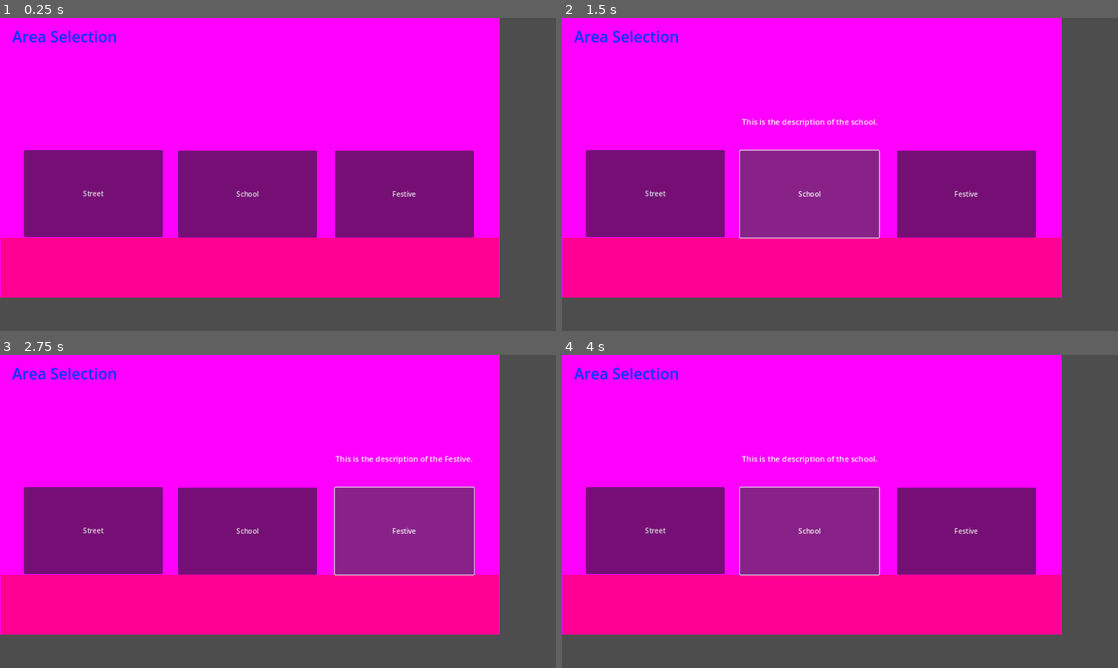
Above: before the commit, frames 1-4 (two rows, left to right).
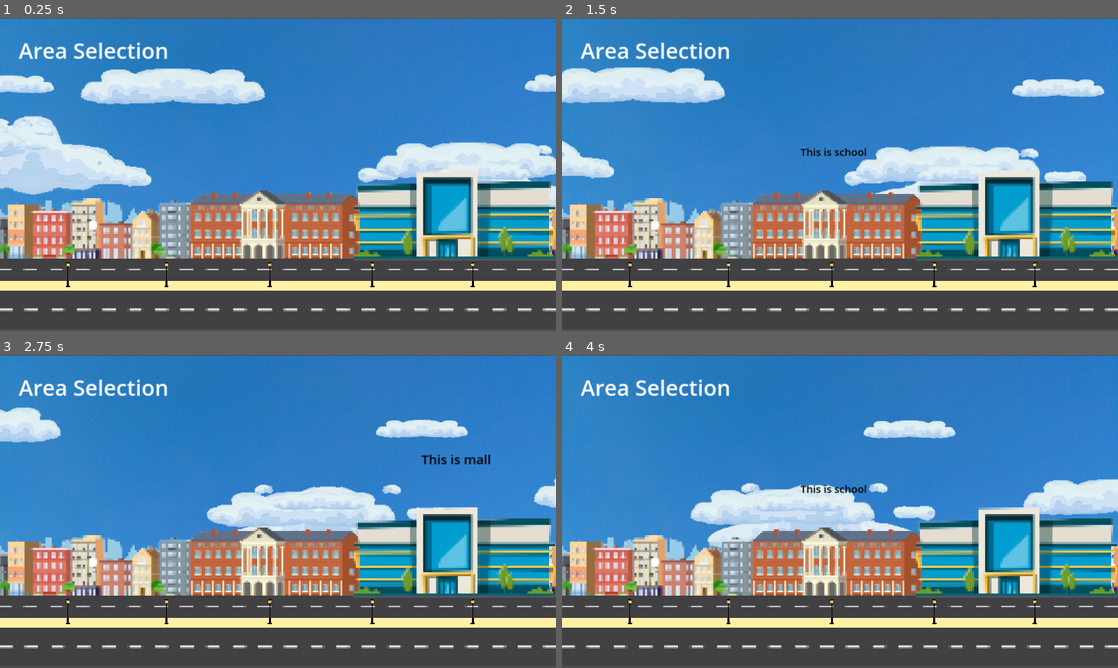
Above: after the commit, the same moments.

Repository: FrancyAmada/Streetfood-Vendor-Simulator
Game: Godot game, scene res://scenes/area_selection_menu/area_selection_menu.tscn
Two runs of this game, one before a commit and one after it. Both use one fixed random seed, a clock stepped at 60 frames per second and the inputs below. This scene is started directly instead of the project's main scene.
Inputs:
- Up to frame 1 (0.25 s): no input
- Up to frame 2 (1.5 s): click "Street" (after the commit: "This is the street.") at 0.5 s; click "School" (after the commit: "This is school") at 1.25 s
- Up to frame 3 (2.75 s): click "Festive" (after the commit: "This is mall") at 2 s
- Up to frame 4 (4 s): click "Street" (after the commit: "This is the street.") at 2.75 s; click "School" (after the commit: "This is school") at 3.5 s

The runs differ from the first frame. In frame 1, 89% of the frame differs, in the area x 0-100%, y 0-94%; in frame 2, 89%; in frame 3, 89%; in frame 4, 89%.

Commit message:
added assets to area selection

Diff:
--- a/scenes/area_selection_menu/area_selection_menu.gd
+++ b/scenes/area_selection_menu/area_selection_menu.gd
@@ -1,12 +1,14 @@
 extends Node2D
 
+class_name AreaSelection
+
 func _on_street_pressed() -> void:
-	print("Street pressed")
+	pass
 
 
 func _on_school_pressed() -> void:
-	print("School pressed")
+	pass
 
 
 func _on_festive_pressed() -> void:
-	print("Festive pressed")
+	pass
--- a/scenes/area_selection_menu/area_selection_menu.tscn
+++ b/scenes/area_selection_menu/area_selection_menu.tscn
@@ -1,18 +1,27 @@
-[gd_scene load_steps=7 format=3 uid="uid://by8jqacilhix"]
+[gd_scene load_steps=18 format=3 uid="uid://by8jqacilhix"]
 
 [ext_resource type="Script" path="res://scenes/area_selection_menu/area_selection_menu.gd" id="1_mlgwy"]
-[ext_resource type="PackedScene" uid="uid://ceqt5en1n83e2" path="res://scenes/area_selection_menu/components/place_button/place_button.tscn" id="2_w5fv4"]
-
-[sub_resource type="PlaceholderTexture2D" id="PlaceholderTexture2D_qytsy"]
-
-[sub_resource type="PlaceholderTexture2D" id="PlaceholderTexture2D_8t6ah"]
+[ext_resource type="Texture2D" uid="uid://ck8em8fak080y" path="res://assets/menu/area_selection/road.png" id="2_7qf1x"]
+[ext_resource type="Texture2D" uid="uid://ce0fudmolo04v" path="res://assets/menu/area_selection/background.png" id="2_n0kbx"]
+[ext_resource type="PackedScene" uid="uid://cb7jwaiqeln66" path="res://scenes/area_selection_menu/components/place_button/place_button.tscn" id="2_w5fv4"]
+[ext_resource type="Texture2D" uid="uid://dkxcorbdllm0m" path="res://assets/menu/area_selection/street_lamp.png" id="4_iwk18"]
+[ext_resource type="PackedScene" uid="uid://dbt5dv3jetjqb" path="res://scenes/menu/clouds/clouds.tscn" id="4_rht4b"]
+[ext_resource type="Script" path="res://scenes/menu/clouds/clouds.gd" id="5_tdm7s"]
+[ext_resource type="Texture2D" uid="uid://k6e7xb88ta60" path="res://assets/others/clouds/cloud_1.png" id="5_x1vqy"]
+[ext_resource type="Script" path="res://scenes/menu/clouds/cloud.gd" id="6_7c8ce"]
+[ext_resource type="Texture2D" uid="uid://mig33mly5623" path="res://assets/others/clouds/cloud_2.png" id="7_okjql"]
+[ext_resource type="Texture2D" uid="uid://0j7gugsbcymb" path="res://assets/others/clouds/cloud_3.png" id="8_pjr46"]
+[ext_resource type="Texture2D" uid="uid://0ps58ke2rfyr" path="res://assets/menu/area_selection/normal/normal_street.png" id="11_7wmkq"]
+[ext_resource type="Texture2D" uid="uid://d2pd8v2botmca" path="res://assets/menu/area_selection/normal/normal_school.png" id="12_noito"]
+[ext_resource type="Texture2D" uid="uid://247bs8yg3a8w" path="res://assets/menu/area_selection/normal/normal_mall.png" id="13_xb0sr"]
+
+[sub_resource type="CanvasTexture" id="CanvasTexture_e1xh5"]
 
 [sub_resource type="SystemFont" id="SystemFont_sks5g"]
 
 [sub_resource type="LabelSettings" id="LabelSettings_j586r"]
 font = SubResource("SystemFont_sks5g")
-font_size = 35
-font_color = Color(0, 0.216667, 1, 1)
+font_size = 50
 
 [node name="AreaSelectionMenu" type="Node2D"]
 script = ExtResource("1_mlgwy")
@@ -20,48 +29,208 @@
 [node name="Backround" type="Node2D" parent="."]
 
 [node name="Main" type="Sprite2D" parent="Backround"]
-position = Vector2(574.75, 321.75)
-scale = Vector2(1150.5, 644.5)
-texture = SubResource("PlaceholderTexture2D_qytsy")
+position = Vector2(640, 358.5)
+scale = Vector2(1.282, 1.19231)
+texture = ExtResource("2_n0kbx")
+
+[node name="ground" type="Sprite2D" parent="Backround"]
+modulate = Color(1, 0.941667, 0.65, 1)
+position = Vector2(642.5, 614.5)
+scale = Vector2(1305, -58.9999)
+texture = SubResource("CanvasTexture_e1xh5")
 
 [node name="Highway" type="Sprite2D" parent="Backround"]
-modulate = Color(1, 1, 0.572549, 1)
-position = Vector2(575.275, 574.153)
-scale = Vector2(-1148.5, 138.504)
-texture = SubResource("PlaceholderTexture2D_8t6ah")
+texture_filter = 2
+position = Vector2(294, 579)
+scale = Vector2(1.60867, 0.594108)
+texture = ExtResource("2_7qf1x")
+
+[node name="Highway2" type="Sprite2D" parent="Backround"]
+position = Vector2(892, 579)
+scale = Vector2(1.60867, 0.594108)
+texture = ExtResource("2_7qf1x")
+
+[node name="Highway4" type="Sprite2D" parent="Backround"]
+position = Vector2(1490, 579)
+scale = Vector2(1.60867, 0.594108)
+texture = ExtResource("2_7qf1x")
+
+[node name="Highway3" type="Sprite2D" parent="Backround"]
+position = Vector2(296, 671.5)
+scale = Vector2(1.60541, 1.02299)
+texture = ExtResource("2_7qf1x")
+
+[node name="Highway5" type="Sprite2D" parent="Backround"]
+position = Vector2(893, 671.5)
+scale = Vector2(1.60541, 1.02299)
+texture = ExtResource("2_7qf1x")
+
+[node name="Highway6" type="Sprite2D" parent="Backround"]
+position = Vector2(1490, 671.5)
+scale = Vector2(1.60541, 1.02299)
+texture = ExtResource("2_7qf1x")
+
+[node name="StreetLamp2" type="Sprite2D" parent="Backround"]
+position = Vector2(156, 589)
+scale = Vector2(0.133242, 0.1195)
+texture = ExtResource("4_iwk18")
+
+[node name="StreetLamp3" type="Sprite2D" parent="Backround"]
+position = Vector2(383, 589)
+scale = Vector2(0.133242, 0.1195)
+texture = ExtResource("4_iwk18")
+
+[node name="StreetLamp4" type="Sprite2D" parent="Backround"]
+position = Vector2(621, 589)
+scale = Vector2(0.133242, 0.1195)
+texture = ExtResource("4_iwk18")
+
+[node name="StreetLamp5" type="Sprite2D" parent="Backround"]
+position = Vector2(857, 589)
+scale = Vector2(0.133242, 0.1195)
+texture = ExtResource("4_iwk18")
+
+[node name="StreetLamp6" type="Sprite2D" parent="Backround"]
+position = Vector2(1088, 589)
+scale = Vector2(0.133242, 0.1195)
+texture = ExtResource("4_iwk18")
+
+[node name="Clouds" parent="Backround" instance=ExtResource("4_rht4b")]
+position = Vector2(1335, 70)
+script = ExtResource("5_tdm7s")
+
+[node name="Cloud1" type="Sprite2D" parent="Backround/Clouds"]
+scale = Vector2(0.75, 0.75)
+texture = ExtResource("5_x1vqy")
+script = ExtResource("6_7c8ce")
+
+[node name="Cloud2" type="Sprite2D" parent="Backround/Clouds"]
+scale = Vector2(0.75, 0.75)
+texture = ExtResource("7_okjql")
+script = ExtResource("6_7c8ce")
+
+[node name="Cloud3" type="Sprite2D" parent="Backround/Clouds"]
+scale = Vector2(0.75, 0.75)
+texture = ExtResource("8_pjr46")
+script = ExtResource("6_7c8ce")
+
+[node name="Cloud4" type="Sprite2D" parent="Backround/Clouds"]
+scale = Vector2(0.75, 0.75)
+texture = ExtResource("8_pjr46")
+script = ExtResource("6_7c8ce")
+
+[node name="Cloud5" type="Sprite2D" parent="Backround/Clouds"]
+scale = Vector2(0.75, 0.75)
+texture = ExtResource("8_pjr46")
+script = ExtResource("6_7c8ce")
+
+[node name="Cloud6" type="Sprite2D" parent="Backround/Clouds"]
+scale = Vector2(0.75, 0.75)
+texture = ExtResource("8_pjr46")
+script = ExtResource("6_7c8ce")
+
+[node name="Cloud7" type="Sprite2D" parent="Backround/Clouds"]
+scale = Vector2(0.75, 0.75)
+texture = ExtResource("5_x1vqy")
+script = ExtResource("6_7c8ce")
+
+[node name="Cloud8" type="Sprite2D" parent="Backround/Clouds"]
+scale = Vector2(0.75, 0.75)
+texture = ExtResource("7_okjql")
+script = ExtResource("6_7c8ce")
+
+[node name="Cloud9" type="Sprite2D" parent="Backround/Clouds"]
+scale = Vector2(0.75, 0.75)
+texture = ExtResource("8_pjr46")
+script = ExtResource("6_7c8ce")
+
+[node name="Cloud10" type="Sprite2D" parent="Backround/Clouds"]
+scale = Vector2(0.75, 0.75)
+texture = ExtResource("8_pjr46")
+script = ExtResource("6_7c8ce")
+
+[node name="Cloud11" type="Sprite2D" parent="Backround/Clouds"]
+scale = Vector2(0.75, 0.75)
+texture = ExtResource("8_pjr46")
+script = ExtResource("6_7c8ce")
+
+[node name="Cloud12" type="Sprite2D" parent="Backround/Clouds"]
+scale = Vector2(0.75, 0.75)
+texture = ExtResource("5_x1vqy")
+script = ExtResource("6_7c8ce")
+
+[node name="Cloud13" type="Sprite2D" parent="Backround/Clouds"]
+scale = Vector2(0.75, 0.75)
+texture = ExtResource("7_okjql")
+script = ExtResource("6_7c8ce")
+
+[node name="Cloud14" type="Sprite2D" parent="Backround/Clouds"]
+scale = Vector2(0.75, 0.75)
+texture = ExtResource("8_pjr46")
+script = ExtResource("6_7c8ce")
+
+[node name="Cloud15" type="Sprite2D" parent="Backround/Clouds"]
+scale = Vector2(0.75, 0.75)
+texture = ExtResource("8_pjr46")
+script = ExtResource("6_7c8ce")
+
+[node name="Cloud16" type="Sprite2D" parent="Backround/Clouds"]
+scale = Vector2(0.75, 0.75)
+texture = ExtResource("8_pjr46")
+script = ExtResource("6_7c8ce")
+
+[node name="Cloud17" type="Sprite2D" parent="Backround/Clouds"]
+scale = Vector2(0.75, 0.75)
+texture = ExtResource("8_pjr46")
+script = ExtResource("6_7c8ce")
+
+[node name="Cloud18" type="Sprite2D" parent="Backround/Clouds"]
+scale = Vector2(0.75, 0.75)
+texture = ExtResource("8_pjr46")
+script = ExtResource("6_7c8ce")
+
+[node name="NormalStreet" type="Sprite2D" parent="Backround"]
+position = Vector2(1270, 494)
+texture = ExtResource("11_7wmkq")
 
 [node name="AreaSelectionLabel" type="Label" parent="."]
-offset_left = 28.0
-offset_top = 18.0
-offset_right = 270.0
-offset_bottom = 67.0
+offset_left = 43.0
+offset_top = 39.0
+offset_right = 388.0
+offset_bottom = 108.0
 text = "Area Selection"
 label_settings = SubResource("LabelSettings_j586r")
 
 [node name="Street" parent="." instance=ExtResource("2_w5fv4")]
-offset_left = 55.0
-offset_top = 304.0
-offset_right = 375.0
-offset_bottom = 504.0
-text = "Street"
-description = "This is the description of the street."
+anchors_preset = 0
+anchor_right = 0.0
+anchor_bottom = 0.0
+offset_left = -1.0
+offset_top = 415.0
+offset_right = 366.0
+offset_bottom = 531.0
+grow_horizontal = 1
+grow_vertical = 1
+scale = Vector2(1.2, 1.2)
+texture_normal = ExtResource("11_7wmkq")
+description = "This is the street."
 
 [node name="School" parent="." instance=ExtResource("2_w5fv4")]
-offset_left = 410.0
-offset_top = 305.0
-offset_right = 730.0
-offset_bottom = 505.0
-text = "School"
-description = "This is the description of the school."
+offset_left = 436.0
+offset_top = 397.0
+offset_right = 836.0
+offset_bottom = 554.0
+texture_normal = ExtResource("12_noito")
+description = "This is school"
 
 [node name="Festive" parent="." instance=ExtResource("2_w5fv4")]
-offset_left = 771.0
-offset_top = 305.0
-offset_right = 1091.0
-offset_bottom = 505.0
-text = "Festive
-"
-description = "This is the description of the Festive."
+offset_left = 814.0
+offset_top = 351.0
+offset_right = 1186.0
+offset_bottom = 517.0
+scale = Vector2(1.25, 1.25)
+texture_normal = ExtResource("13_xb0sr")
+description = "This is mall"
 
 [connection signal="pressed" from="Street" to="." method="_on_street_pressed"]
 [connection signal="pressed" from="School" to="." method="_on_school_pressed"]
--- a/scenes/area_selection_menu/components/place_button/place_button.gd
+++ b/scenes/area_selection_menu/components/place_button/place_button.gd
@@ -1,8 +1,11 @@
-extends Button
+extends TextureButton
+
+class_name PlaceButton
 
 @export var description: String
 
 @onready var Description: Label = %Description
+
 
 # Called when the node enters the scene tree for the first time.
 func _ready() -> void:
@@ -11,11 +14,4 @@
 
 # Called every frame. 'delta' is the elapsed time since the previous frame.
 func _process(delta: float) -> void:
-	handle_hover()
-
-
-func handle_hover() -> void:
-	if is_hovered():
-		Description.visible = true
-	else:
-		Description.visible = false
+	Description.visible = is_hovered()
--- a/scenes/area_selection_menu/components/place_button/place_button.tscn
+++ b/scenes/area_selection_menu/components/place_button/place_button.tscn
@@ -1,23 +1,27 @@
-[gd_scene load_steps=3 format=3 uid="uid://ceqt5en1n83e2"]
+[gd_scene load_steps=3 format=3 uid="uid://cb7jwaiqeln66"]
 
 [ext_resource type="Script" path="res://scenes/area_selection_menu/components/place_button/place_button.gd" id="1_vgmwx"]
 
-[sub_resource type="LabelSettings" id="LabelSettings_r2k6v"]
-font_size = 18
+[sub_resource type="LabelSettings" id="LabelSettings_5d4em"]
+font_size = 24
+font_color = Color(0, 0, 0, 1)
 
-[node name="PlaceButton" type="Button"]
-offset_right = 320.0
-offset_bottom = 200.0
+[node name="PlaceButton" type="TextureButton"]
+anchors_preset = 15
+anchor_right = 1.0
+anchor_bottom = 1.0
+grow_horizontal = 2
+grow_vertical = 2
 script = ExtResource("1_vgmwx")
 
 [node name="Description" type="Label" parent="."]
 unique_name_in_owner = true
 layout_mode = 0
-offset_top = -100.0
-offset_right = 320.0
-offset_bottom = -30.0
-label_settings = SubResource("LabelSettings_r2k6v")
+offset_left = 40.0
+offset_top = -114.0
+offset_right = 340.0
+offset_bottom = -64.0
+label_settings = SubResource("LabelSettings_5d4em")
 horizontal_alignment = 1
 vertical_alignment = 1
 autowrap_mode = 3
-clip_text = true
--- a/scenes/menu/main_menu/main_menu.tscn
+++ b/scenes/menu/main_menu/main_menu.tscn
@@ -1,10 +1,9 @@
-[gd_scene load_steps=17 format=3 uid="uid://da8x36hcorblr"]
+[gd_scene load_steps=16 format=3 uid="uid://da8x36hcorblr"]
 
 [ext_resource type="Script" path="res://scenes/menu/main_menu/main_menu.gd" id="1_e3kcb"]
 [ext_resource type="PackedScene" uid="uid://dbt5dv3jetjqb" path="res://scenes/menu/clouds/clouds.tscn" id="2_nnb4s"]
 [ext_resource type="Texture2D" uid="uid://c8ba1w1ycn4km" path="res://assets/menu/main_menu/building-layer.png" id="2_odpfy"]
 [ext_resource type="Texture2D" uid="uid://diewiydxjkmnu" path="res://assets/menu/main_menu/sky-layer.png" id="3_8f4w8"]
-[ext_resource type="Script" path="res://scenes/menu/clouds/clouds.gd" id="3_o13d8"]
 [ext_resource type="Texture2D" uid="uid://k6e7xb88ta60" path="res://assets/others/clouds/cloud_1.png" id="3_wtqis"]
 [ext_resource type="Texture2D" uid="uid://cdxt34wiwp1fa" path="res://assets/experimental/menu/main_menu/play_button.png" id="3_ykw6j"]
 [ext_resource type="Texture2D" uid="uid://dg1dgqk0yyd1q" path="res://assets/experimental/menu/main_menu/settings_button.png" id="4_tkix5"]
@@ -61,7 +60,6 @@
 
 [node name="Clouds" parent="." instance=ExtResource("2_nnb4s")]
 position = Vector2(1335, 107)
-script = ExtResource("3_o13d8")
 
 [node name="Cloud1" type="Sprite2D" parent="Clouds"]
 scale = Vector2(0.75, 0.75)
Binary file added: assets/menu/area_selection/background.png
Not shown, added: assets/menu/area_selection/background.png.import
Binary file added: assets/menu/area_selection/normal/normal_mall.png
Not shown, added: assets/menu/area_selection/normal/normal_mall.png.import
Binary file added: assets/menu/area_selection/normal/normal_school.png
Not shown, added: assets/menu/area_selection/normal/normal_school.png.import
Binary file added: assets/menu/area_selection/normal/normal_street.png
Not shown, added: assets/menu/area_selection/normal/normal_street.png.import
Binary file added: assets/menu/area_selection/road.png
Not shown, added: assets/menu/area_selection/road.png.import
Binary file added: assets/menu/area_selection/street_lamp.png
Not shown, added: assets/menu/area_selection/street_lamp.png.import
